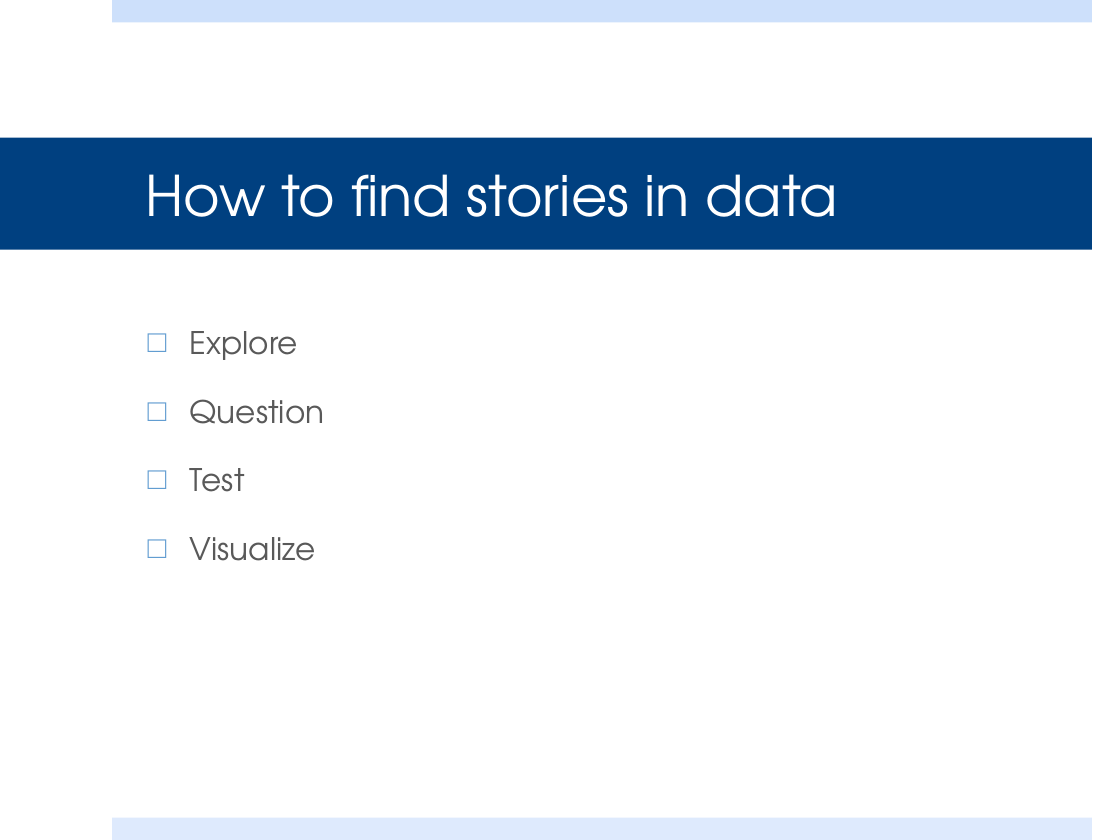
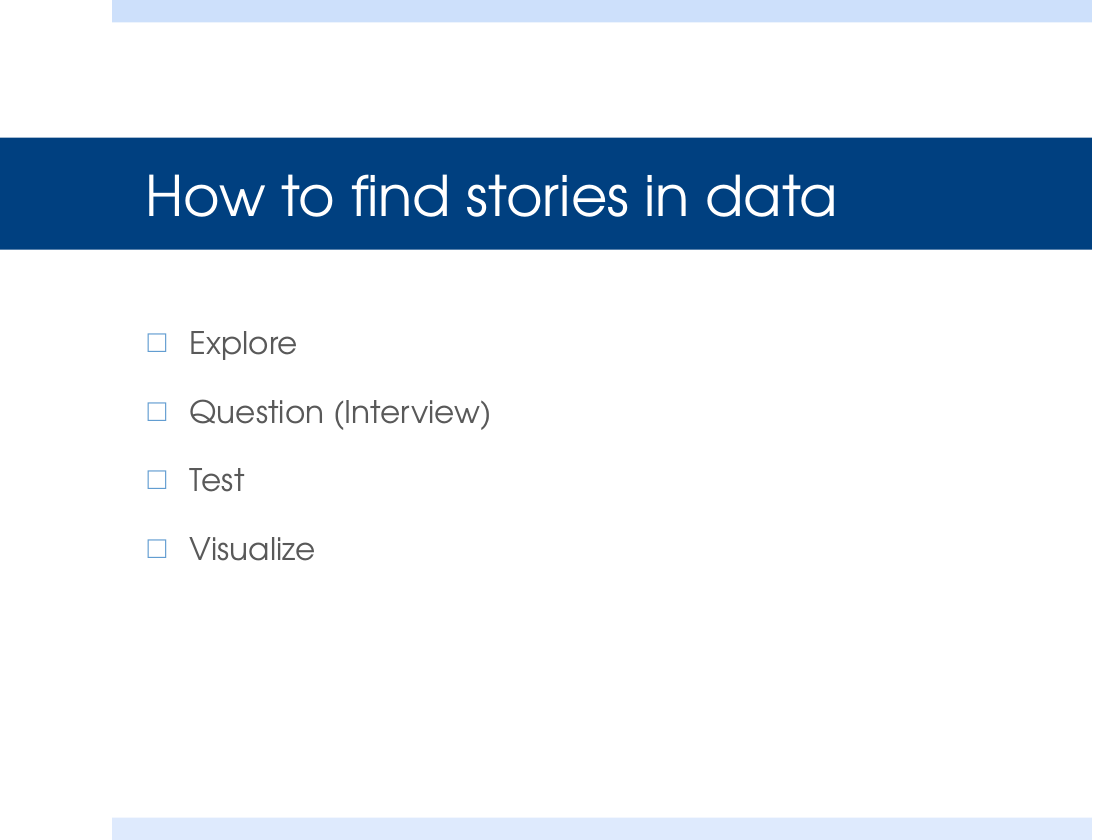
Before and after one commit to steven-king/j586, a slide deck: slide 9 of _classes/17_data/Class17_data.pptx (slide 5 before the commit). Drawn at 1120x840 pixels with LibreOffice and Linux fonts; fonts in the diff are those of the drawing. Boxes give left, top, right and bottom in pixels: in the first picture for what was removed or moved away, otherwise in the second. Text is boxed around its words. In the diff, an @@ line names an element or a change of style, - is before the commit and + after.

```diff
--- a/_classes/17_data/Class17_data.pptx
+++ b/_classes/17_data/Class17_data.pptx
@@ text at <box>190,399,491,430</box>: text changed @@
-□ Question
+□ Question (Interview)
```
Also in this commit, not shown: 2 other slides changed, 6 slides added, 1 slide removed.
